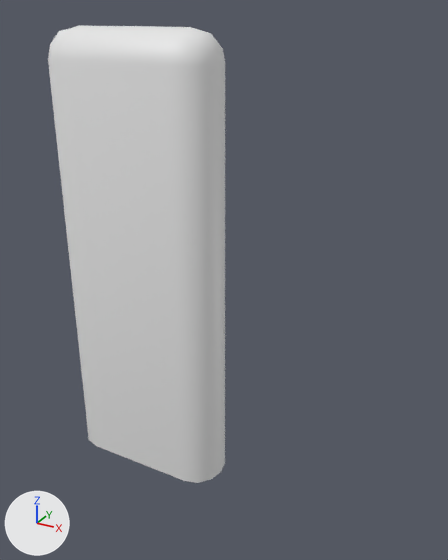
Renders of the FBX model Assets/Objects/HedgeModels/Hedge2.fbx from each side of a commit.
One viewpoint serves both versions: a 50 mm camera at (2.0, -2.68, 2.65) aimed at (0.5, 0.04, 1.29). Lighting does not change. The marker at lower left points along +X, +Y and +Z.

Before the edit, the objects in view are built like this:
```python
me_cube_001 = bpy.data.meshes.new('Cube.001')
me_cube_001.from_pydata(...)  # 62 vertices, 56 faces; spans x -0.5..0.5, y -0.18..0.18, z 0.0..2.57
ob_hedge2 = bpy.data.objects.new('Hedge2', me_cube_001)
ob_hedge2.location = (0.0, 0.0, 0.0)
```
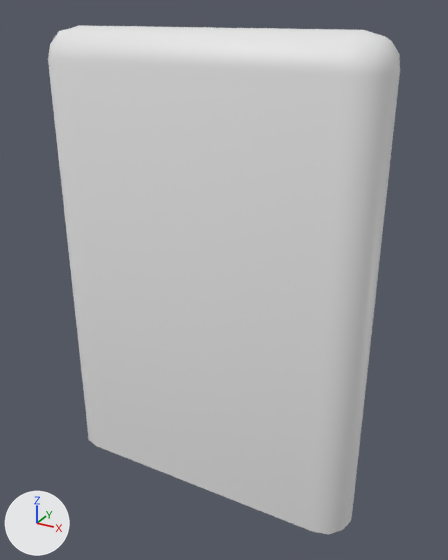
The newer file is also turned or shifted as a whole; pictures and numbers use the older file's frame.

Boxes [x1, y1, x2, y2] around the edits, measured in the pictures (448 x 560 px; the box of a moved part takes in the faces that stretch with it):
'Hedge2', reshaped (98% wider, 11% taller)
    before: [48, 25, 225, 483]
    after: [48, 25, 400, 534]
part 1 of me_cube_001, moved or reshaped
    before: [146, 26, 225, 483]
    after: [146, 27, 400, 534]

What the commit changed:
me_cube_001 has 62 vertices, 56 faces and spans x -0.5..0.5, y -0.18..0.18, z 0.0..2.57.
me_cube_001 is used by ob_hedge2; location (0.0, 0.0, 0.0).
me_cube_001 part 1: all 31 vertices in x 0.34..0.5, y -0.18..0.18, z 0.0..2.57 are moved by (0.84, 0.0, 0.0).
